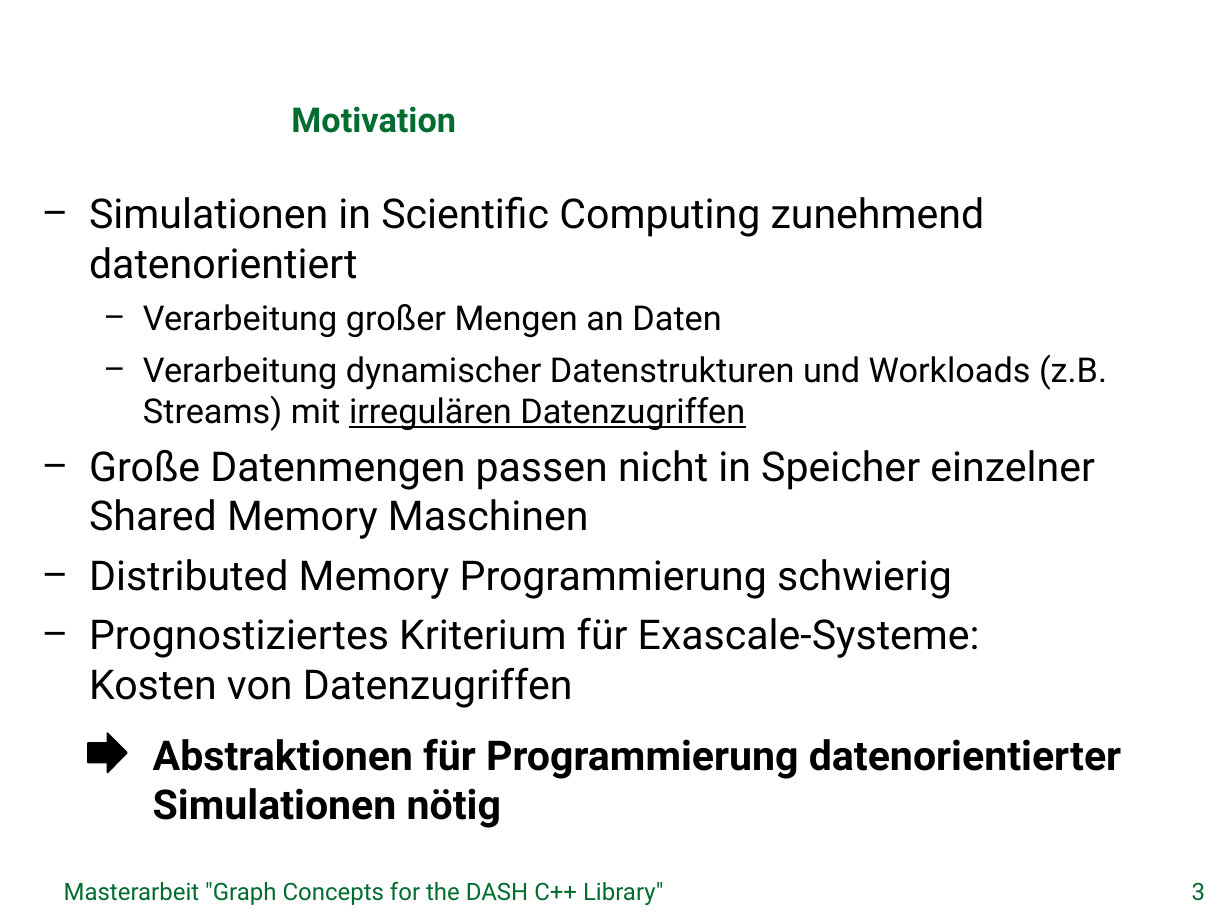
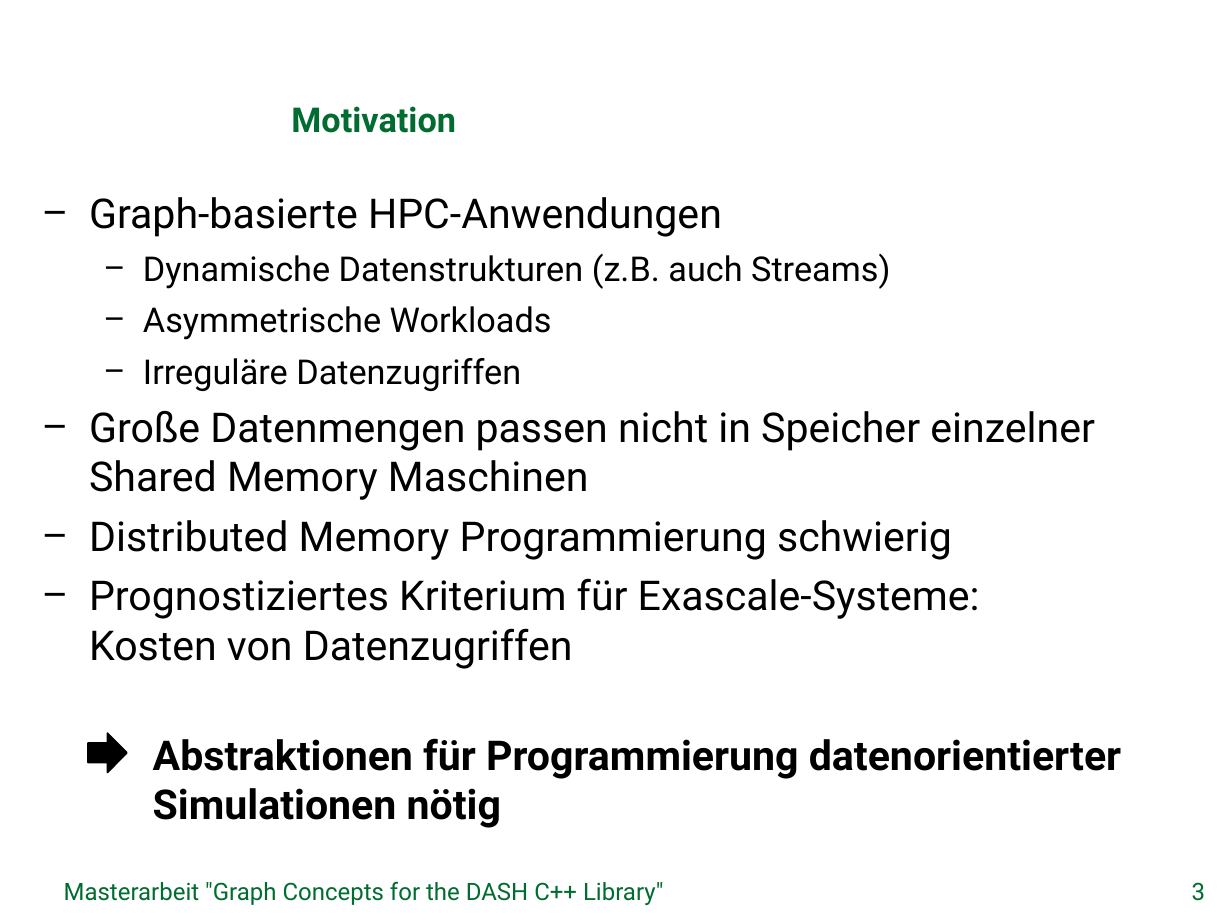
Before and after one commit to stiefn/dyn-data-structures-thesis, a slide deck: slide 3 of Folien/Abschlusssvortrag_Stefan_Effenberger.pptx. Drawn at 1232x924 pixels with LibreOffice and Linux fonts; fonts in the diff are those of the drawing; background and template pictures are left out. Boxes give left, top, right and bottom in pixels: in the first picture for what was removed or moved away, otherwise in the second. Text is boxed around its words. In the diff, an @@ line names an element or a change of style, - is before the commit and + after.

Commit message:
updated final presentation

```diff
--- a/Folien/Abschlusssvortrag_Stefan_Effenberger.pptx
+++ b/Folien/Abschlusssvortrag_Stefan_Effenberger.pptx
@@ text at [89, 197, 890, 391]: text changed @@
-− Simulationen in Scientific Computing zunehmend datenorientiert
-  − Verarbeitung großer Mengen an Daten
-  − Verarbeitung dynamischer Datenstrukturen und Workloads (z.B. Streams) mit irregulären Datenzugriffen
+− Graph-basierte HPC-Anwendungen
+  − Dynamische Datenstrukturen (z.B. auch Streams)
+  − Asymmetrische Workloads
+  − Irreguläre Datenzugriffen
```
Also in this commit, not shown: 9 other slides changed, 1 slide removed.
